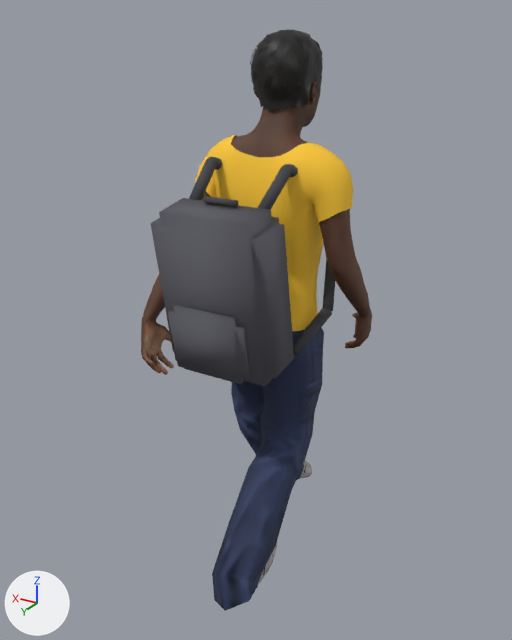
Renders of the glTF model assets/props/people-emeka-walk.glb from each side of a commit.
The view is the same before and after, from a 50 mm camera at (-0.837, 1.526, 0.476) aimed at (0.051, 0.046, -0.264). Every picture has the same lights, and +X, +Y and +Z are marked at lower left. The first picture is the older version. Vertices at exactly the same position are counted once.

Names of what the first picture shows: 'people-emeka-walk'.
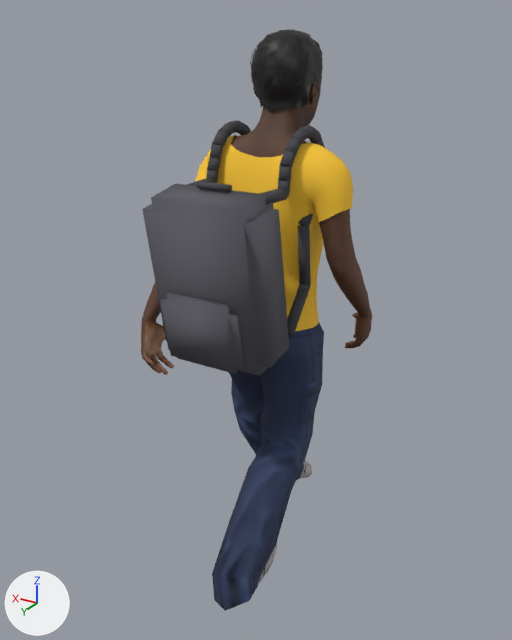
Diff of the bpy script that builds the scene:
```diff
--- a/assets/props/people-emeka-walk.glb.py
+++ b/assets/props/people-emeka-walk.glb.py
@@ me_base_001 @@
 # used by ob_people_emeka_walk; location = (0.0, 0.0, 0.0)
-me_base_001.from_pydata(...)  # 18083 vertices, 33314 faces; spans x -0.228..0.234, y -0.364..0.41, z -0.997..0.447
+me_base_001.from_pydata(...)  # 18319 vertices, 33790 faces; spans x -0.228..0.234, y -0.364..0.41, z -0.997..0.447
+# me_base_001 part 1: the loose piece of 32 vertices spanning x -0.139..0.155, y 0.159..0.359, z -0.315..0.097 is moved by (0.001, 0.024, 0.038)
+# me_base_001 part 2: the loose piece of 32 vertices spanning x -0.094..0.107, y 0.295..0.364, z -0.296..-0.125 is moved by (0.001, 0.024, 0.038)
+# me_base_001 part 3: the loose piece of 16 vertices spanning x -0.029..0.051, y 0.253..0.269, z 0.095..0.112 is moved by (0.001, 0.024, 0.038)
+# me_base_001 part 4: the loose piece of 16 vertices spanning x -0.167..-0.107, y -0.055..0.056, z -0.202..-0.024 is multiplied about its middle by the matrix ((1.008, 0.063, -0.003), (-0.058, 0.911, -0.433), (-0.024, 0.432, 0.913)), then moved by (0.035, 0.035, 0.201)
+# me_base_001 part 5: the loose piece of 16 vertices spanning x -0.167..-0.11, y 0.036..0.171, z -0.277..-0.183 is multiplied about its middle by the matrix ((1.025, -0.217, 0.067), (0.027, 0.425, 0.96), (-0.225, -0.935, 0.421)), then moved by (0.023, 0.0, 0.187)
+# me_base_001 part 6: the loose piece of 16 vertices spanning x -0.117..-0.075, y 0.018..0.152, z 0.118..0.176 is multiplied about its middle by the matrix ((0.838, 0.086, -0.531), (-0.42, -0.509, -0.746), (-0.335, 0.852, -0.393)), then moved by (-0.024, 0.059, -0.309)
+# me_base_001 part 7: a new loose piece of 142 vertices spanning x 0.097..0.127, y -0.063..0.163, z 0.109..0.242, in mat_held_strap (dark grey #45454b)
+# me_base_001 part 8: a new loose piece of 142 vertices spanning x -0.103..-0.073, y -0.052..0.176, z 0.111..0.247, in mat_held_strap (dark grey #45454b)
+# me_base_001 part 9: a new loose piece of 16 vertices spanning x 0.093..0.125, y 0.148..0.251, z 0.098..0.128, in mat_held_strap (dark grey #45454b)
+# me_base_001 part 10: a new loose piece of 16 vertices spanning x -0.103..-0.07, y 0.161..0.251, z 0.099..0.131, in mat_held_strap (dark grey #45454b)
+# me_base_001 part 11: 48 vertices removed from x -0.102..0.14, y 0.018..0.247, z 0.075..0.173
+# other edits to the shape of me_base_001 do not show in these pictures
 me_base_001.materials.append(mat_human_body)
```

What differs and where, as boxes (x1, y1, x2, y2) in the pictures (512 x 640 px; the box of a moved part takes in the faces that stretch with it):
part 1 of me_base_001, moved or reshaped
    before: (150, 198, 294, 386)
    after: (142, 184, 289, 376)
part 2 of me_base_001, moved or reshaped
    before: (168, 305, 250, 384)
    after: (160, 292, 244, 374)
part 3 of me_base_001, moved or reshaped
    before: (204, 196, 239, 207)
    after: (197, 181, 232, 192)
part 4 of me_base_001, moved or reshaped
    before: (322, 259, 335, 311)
    after: (298, 214, 313, 226)
part 5 of me_base_001, moved or reshaped
    before: (293, 308, 332, 356)
    after: (298, 225, 311, 286)
part 6 of me_base_001, moved or reshaped
    before: (284, 164, 298, 177)
    after: (287, 284, 310, 336)
part 7 of me_base_001, added
    after: (206, 120, 251, 183)
part 8 of me_base_001, added
    after: (278, 125, 325, 194)
part 9 of me_base_001, added
    after: (187, 178, 216, 186)
part 10 of me_base_001, added
    after: (260, 189, 289, 204)
part 11 of me_base_001, deleted
    before: (189, 157, 292, 210)
